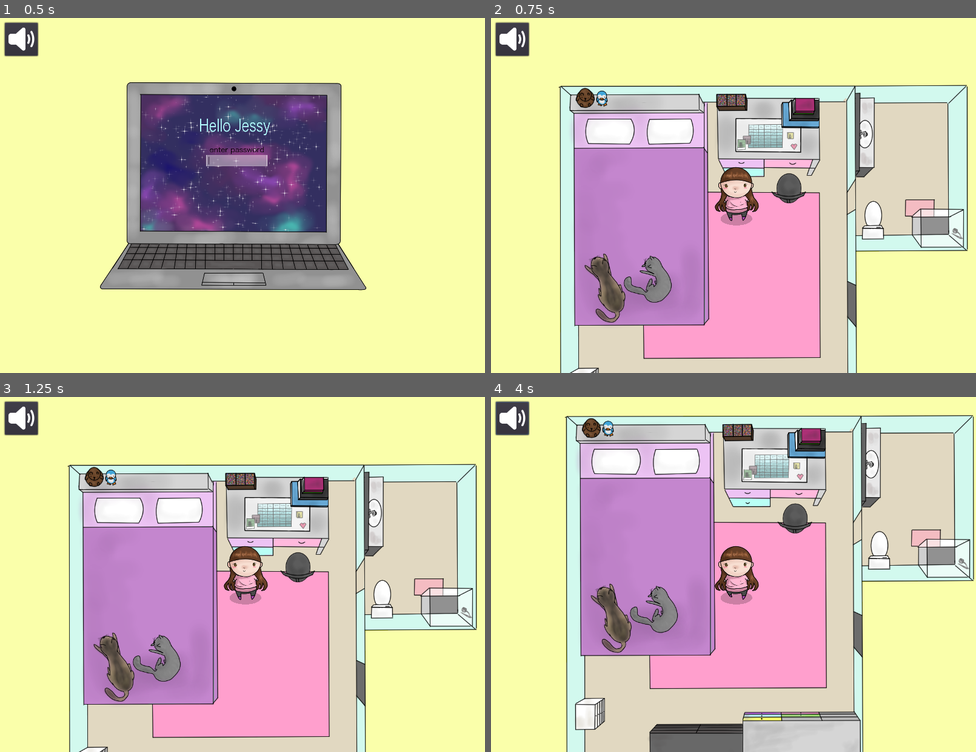
Above: before the commit, frames 1-4 (two rows, left to right).
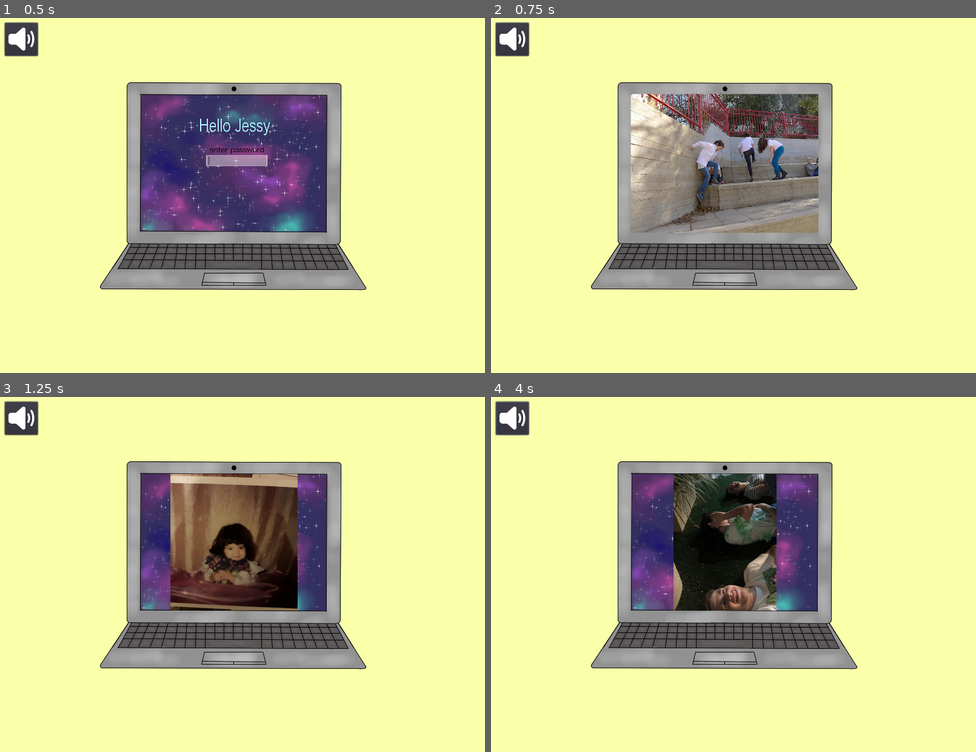
Above: after the commit, the same moments.

Repository: A-Walrus/Jessy
Game: Godot game, scene res://Scenes/Computer.tscn
Same seed, same stepped clock (60 frames per second), same inputs: the game is played once before the commit and once after it. This scene is started directly instead of the project's main scene. Sound files missing from this copy of the repository are replaced by a short silence.
Inputs (mouse positions are in pixels of both pictures, inside the frame that each line leads up to):
- Up to frame 1 (0.5 s): no input
- Up to frame 2 (0.75 s): tap Enter (ui_accept) at 0.5 s; move the mouse to (840, 177) at 0.52 s; press the mouse at (840, 177) at 0.53 s
- Up to frame 3 (1.25 s): tap Enter (ui_accept) at 0.77 s
- Up to frame 4 (4 s): release the mouse at (840, 556) at 1.25 s; click (510, 418) at 1.25 s; tap Enter (ui_accept) at 2 s; drag from (942, 606) to (641, 553) at 2.02 s; move the mouse to (544, 556) at 2.77 s; press the mouse at (544, 556) at 2.78 s; release the mouse at (544, 556) at 3.5 s; drag from (626, 670) to (636, 560) at 3.52 s

Frame 1 is identical in both runs. In frame 2, 60% of the frame differs, in the area x 13-99%, y 18-100%; in frame 3, 60%; in frame 4, 68%, in the area x 15-100%, y 5-100%.

Commit message:
1/4 pictures

Diff:
--- a/Jessy/Scenes/Computer.tscn
+++ b/Jessy/Scenes/Computer.tscn
@@ -1,12 +1,22 @@
-[gd_scene load_steps=5 format=2]
+[gd_scene load_steps=15 format=2]
 
 [ext_resource path="res://Scripts/slideshow.gd" type="Script" id=1]
 [ext_resource path="res://Art/Temp/JESSY.COMPUTER.png" type="Texture" id=2]
 [ext_resource path="res://Art/Temp/JESSY.COMPUTER2.png" type="Texture" id=3]
+[ext_resource path="res://barvaz +knife/6.png" type="Texture" id=4]
+[ext_resource path="res://barvaz +knife/2.png" type="Texture" id=5]
+[ext_resource path="res://barvaz +knife/10.png" type="Texture" id=6]
+[ext_resource path="res://barvaz +knife/7.png" type="Texture" id=7]
+[ext_resource path="res://barvaz +knife/4.png" type="Texture" id=8]
+[ext_resource path="res://barvaz +knife/1.png" type="Texture" id=9]
+[ext_resource path="res://barvaz +knife/8.png" type="Texture" id=10]
+[ext_resource path="res://barvaz +knife/5.png" type="Texture" id=11]
+[ext_resource path="res://barvaz +knife/9.png" type="Texture" id=12]
+[ext_resource path="res://barvaz +knife/3.png" type="Texture" id=13]
 
 [sub_resource type="SpriteFrames" id=1]
 animations = [ {
-"frames": [ ExtResource( 2 ), ExtResource( 3 ) ],
+"frames": [ ExtResource( 2 ), ExtResource( 3 ), ExtResource( 9 ), ExtResource( 5 ), ExtResource( 13 ), ExtResource( 8 ), ExtResource( 11 ), ExtResource( 4 ), ExtResource( 7 ), ExtResource( 10 ), ExtResource( 12 ), ExtResource( 6 ) ],
 "loop": true,
 "name": "comp",
 "speed": 5.0
Binary file added: Jessy/barvaz +knife/1.png
Not shown, added: Jessy/barvaz +knife/1.png.import
Binary file added: Jessy/barvaz +knife/10.png
Not shown, added: Jessy/barvaz +knife/10.png.import
Binary file added: Jessy/barvaz +knife/2.png
Not shown, added: Jessy/barvaz +knife/2.png.import
Binary file added: Jessy/barvaz +knife/3.png
Not shown, added: Jessy/barvaz +knife/3.png.import
Binary file added: Jessy/barvaz +knife/4.png
Not shown, added: Jessy/barvaz +knife/4.png.import
Binary file added: Jessy/barvaz +knife/5.png
Not shown, added: Jessy/barvaz +knife/5.png.import
(and 8 more such lines)
